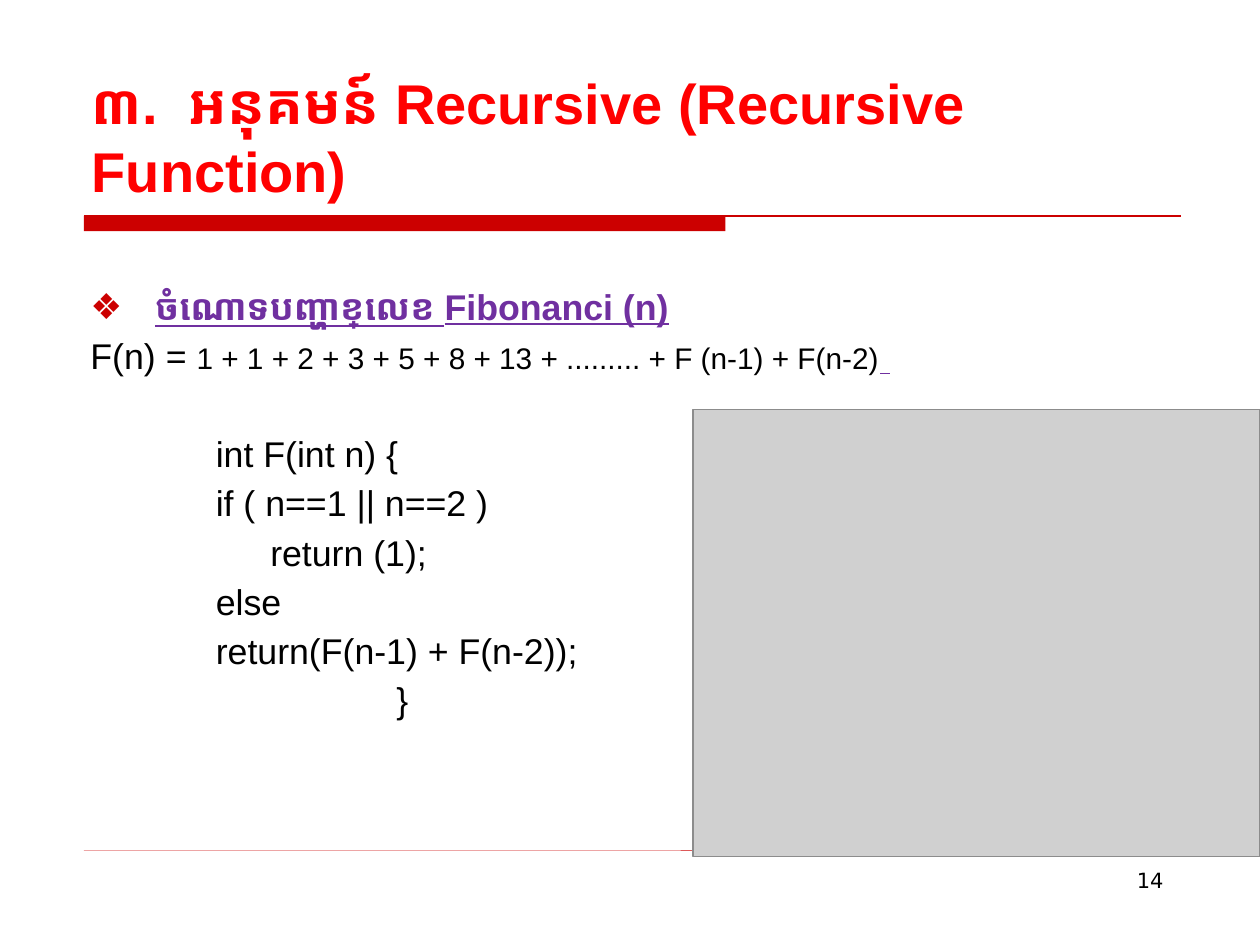
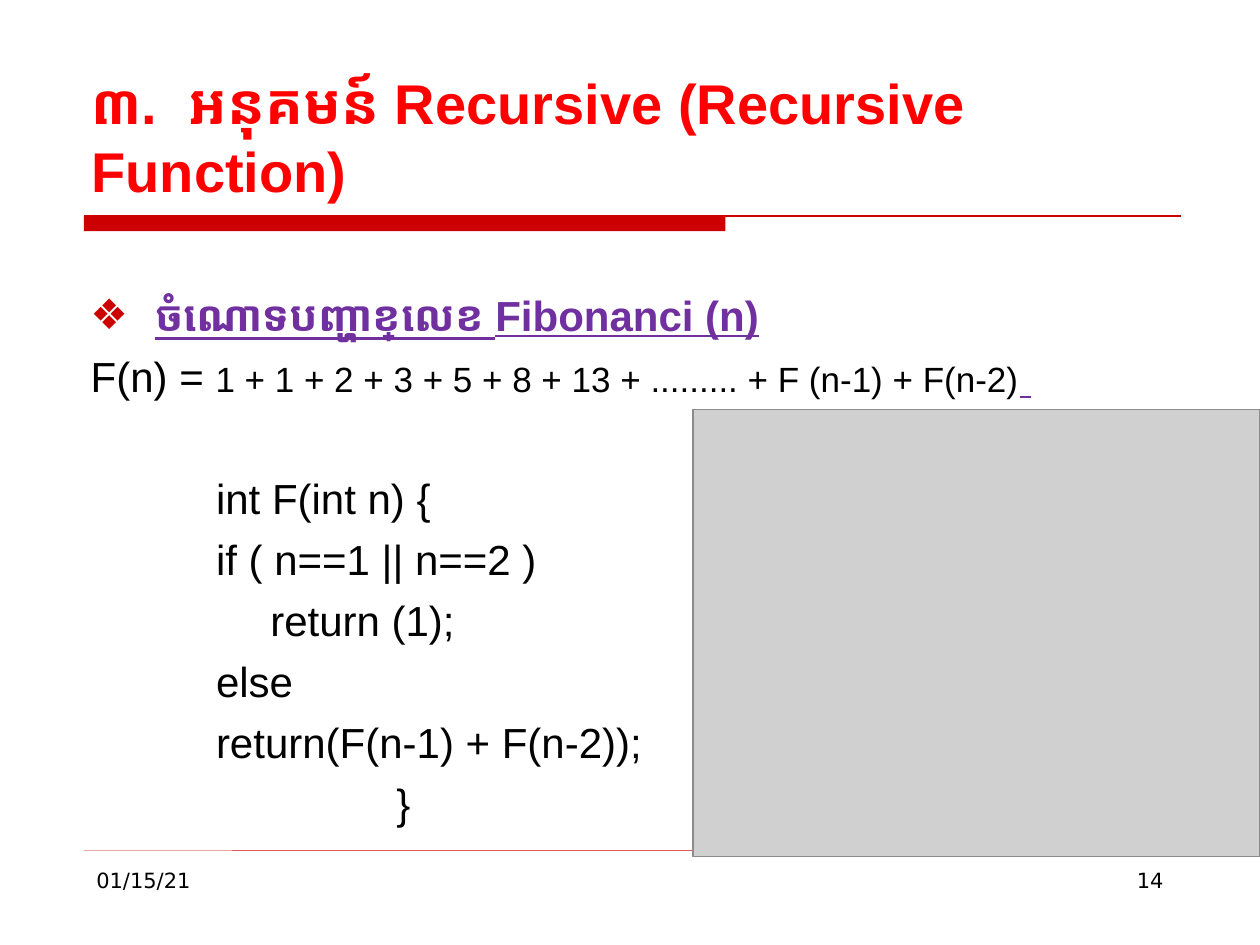
Before and after one commit to DaveatCor/RUPP-Y2, a slide deck: slide 14 of Chapter2_Recursive and Recursive.ppt. Drawn at 1260x945 pixels with LibreOffice and Linux fonts; fonts in the diff are those of the drawing; grey boxes stand for pictures; background and template pictures are left out. Boxes give left, top, right and bottom in pixels: in the first picture for what was removed or moved away, otherwise in the second. Text is boxed around its words. In the diff, an @@ line names an element or a change of style, - is before the commit and + after.

```diff
--- a/Chapter2_Recursive and Recursive.ppt
+++ b/Chapter2_Recursive and Recursive.ppt
@@ text "ចំណោទបញ្ហាខ្សែលេខ Fibonanci (n)" at (91,293,1018,766): size 20.4 to 24 pt in "ចំណោទបញ្ហាខ្សែលេខ Fibonanci (n)", "F(n) =", "int F(int n) {", "if ( n==1 || n==2 )" and 4 more places; size 17 to 20 pt in "1 + 1 + 2 + 3 ..."; line spacing 0.9 to 1 @@
@@ text added at (96,872,190,890), 12 pt, text #000000 @@
+01/15/21
```
Also in this commit, not shown: 22 other slides changed.
